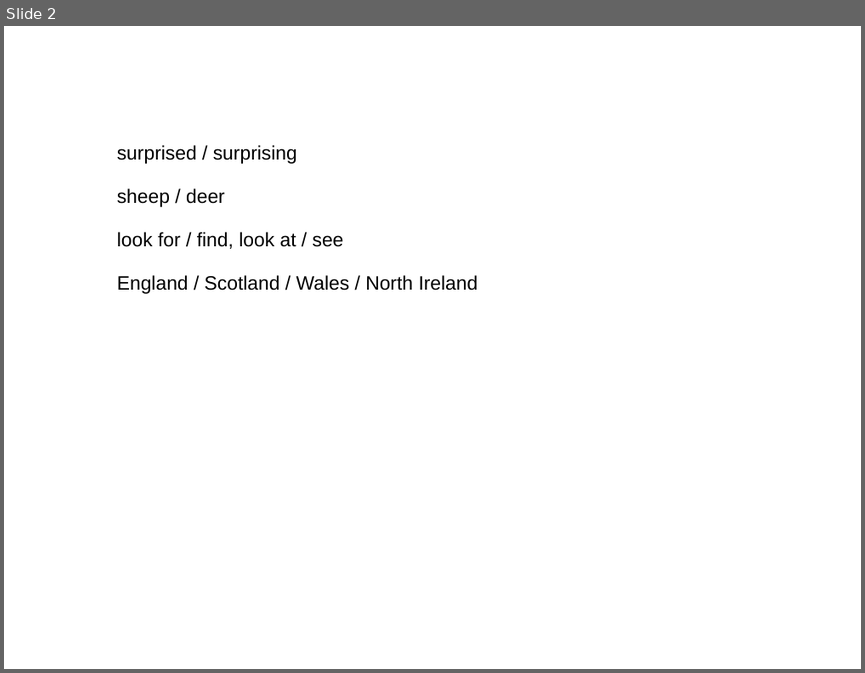
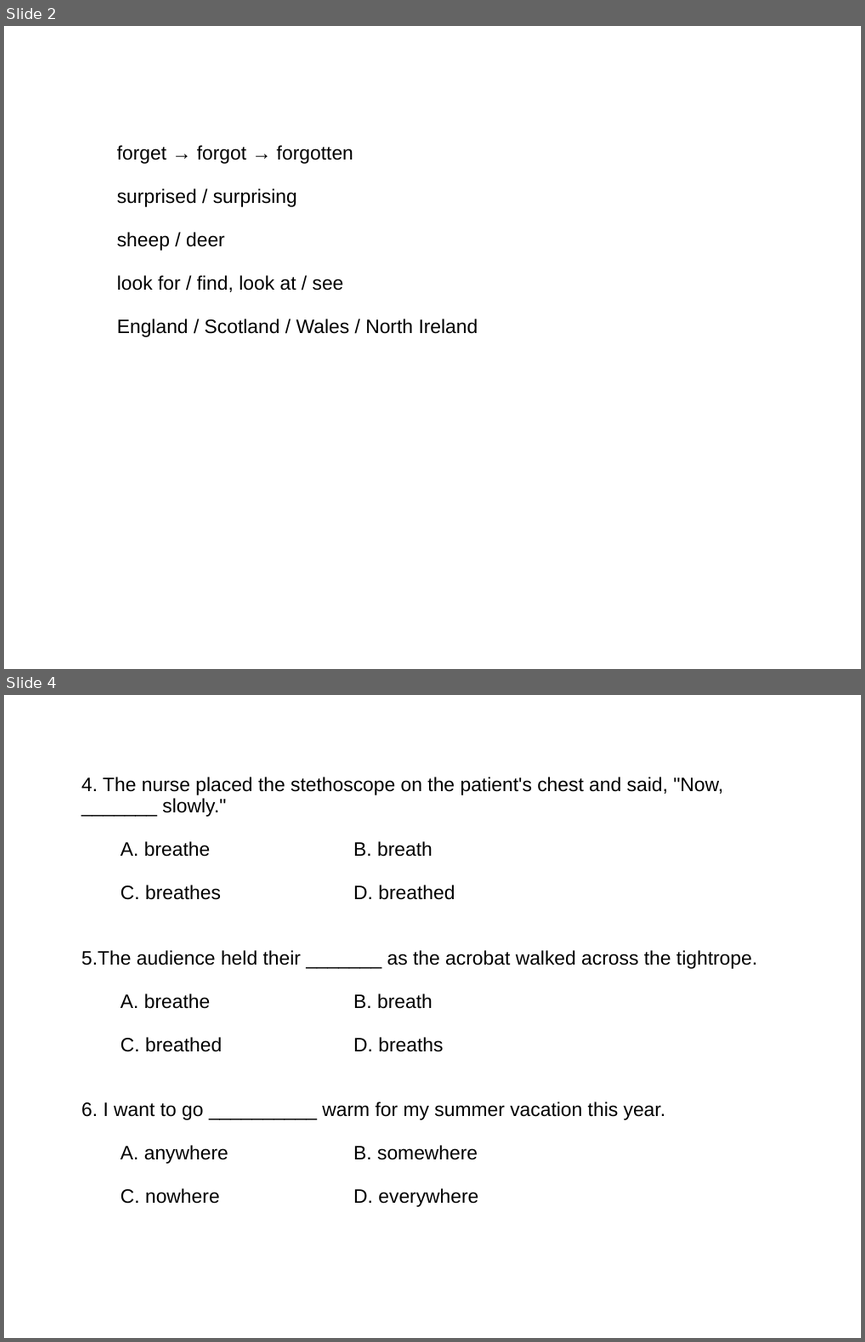
Before and after one commit to ericzhang/english-math, a slide deck: english/grade-8-上/8上英语人教版-unit-1-words.ppt. Shown one above the other, each under a label of ours: slide 2 before the commit, slides 2 and 4 after it; the slides between them are not shown. The pictures are 865x673 and 865x1342 pixels, drawn with LibreOffice and Linux fonts; fonts in the diff are those of the drawing. Boxes give left, top, right and bottom in pixels: in the first picture for what was removed or moved away, otherwise in the second. Text is boxed around its words. In the diff, an @@ line names an element or a change of style, - is before the commit and + after.

```diff
--- a/english/grade-8-上/8上英语人教版-unit-1-words.ppt
+++ b/english/grade-8-上/8上英语人教版-unit-1-words.ppt
@@ slide 4 added at box(4, 695, 861, 1338), background #FFFFFF @@
@@ text added at box(81, 777, 757, 1207), 18 pt, text #000000 @@
+4. The nurse placed the stethoscope on the patient's chest and said, "Now, _______ slowly."
+A. breathe B. breath
+C. breathes D. breathed
+5.The audience held their _______ as the acrobat walked across the tightrope.
+A. breathe B. breath
+C. breathed D. breaths
+6. I want to go __________ warm for my summer vacation this year.
+A. anywhere B. somewhere
+C. nowhere D. everywhere
@@ slide 2 changed as well @@
@@ text at box(117, 145, 353, 164): paragraph added @@
+forget → forgot → forgotten
```
Also in this commit, not shown: 1 other slide changed, 6 other slides added, 10 other files.
